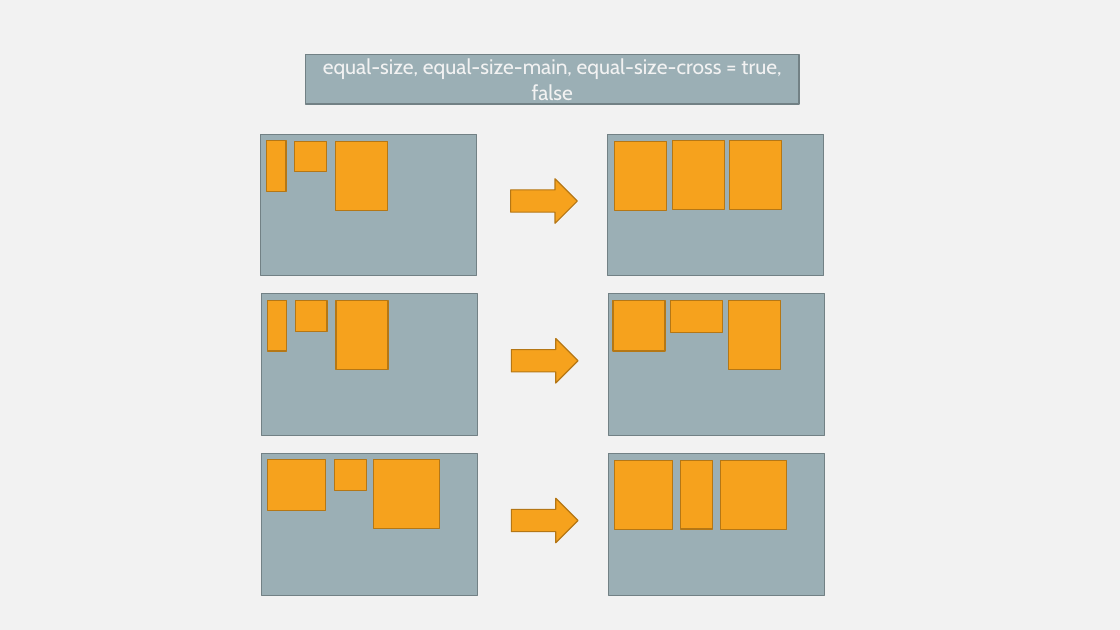
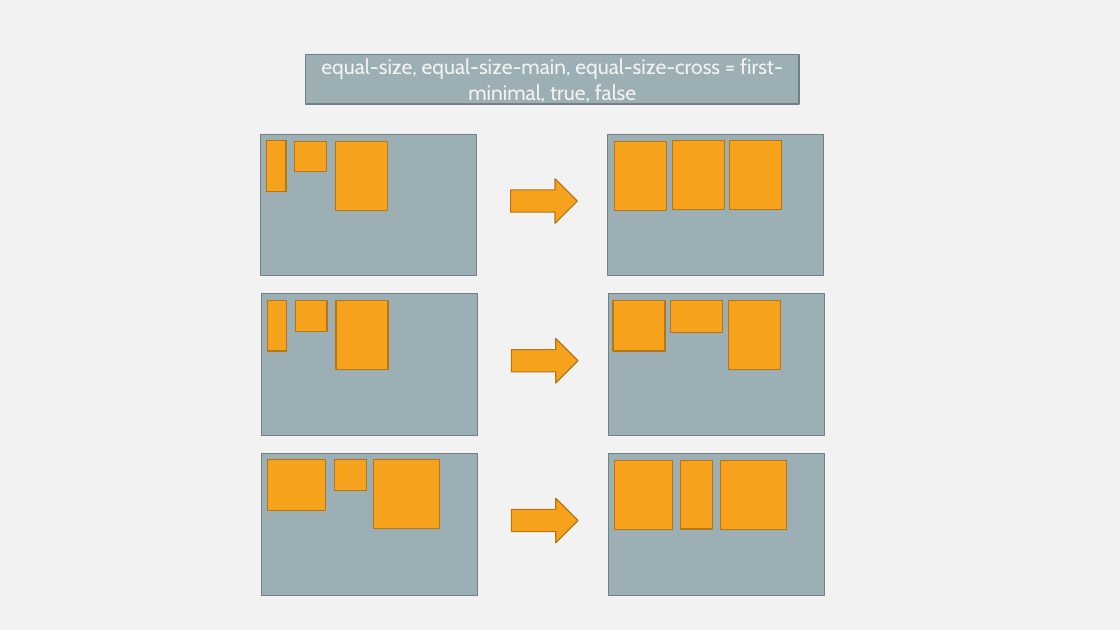
Before and after one commit to jimmy-zhao-tainio/box-layout, a slide deck: slide 11 of box-layout-settings.pptm (slide 10 before the commit). Drawn at 1120x630 pixels with LibreOffice and Linux fonts; fonts in the diff are those of the drawing. Boxes give left, top, right and bottom in pixels: in the first picture for what was removed or moved away, otherwise in the second. Text is boxed around its words. In the diff, an @@ line names an element or a change of style, - is before the commit and + after.

```diff
--- a/box-layout-settings.pptm
+++ b/box-layout-settings.pptm
@@ text in rectangle at (x1=321, y1=58, x2=783, y2=106): text changed @@
-equal-size, equal-size-main, equal-size-cross = true, false
+equal-size, equal-size-main, equal-size-cross = first-minimal, true, false
```
Also in this commit, not shown: 1 slide added, 40 other files.
